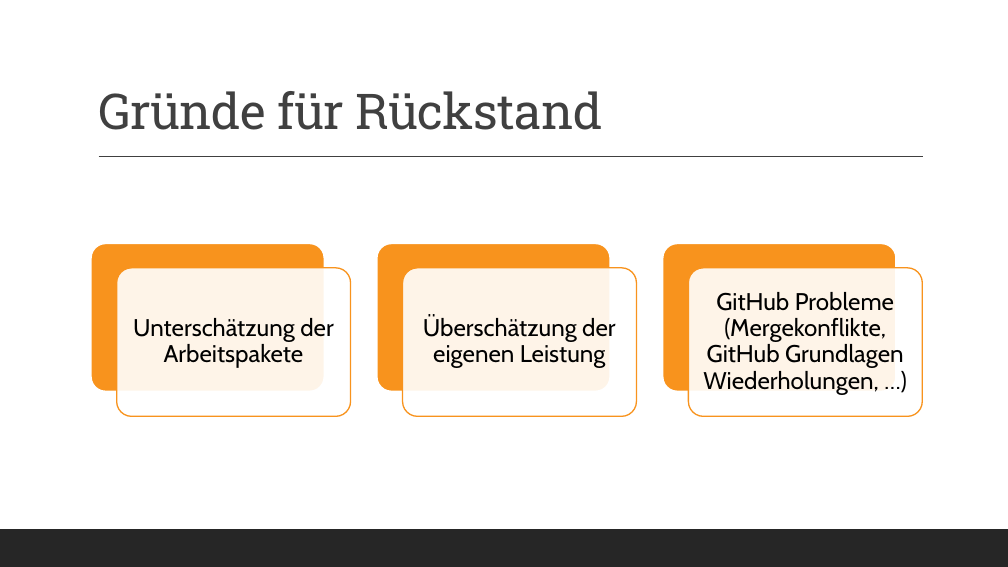
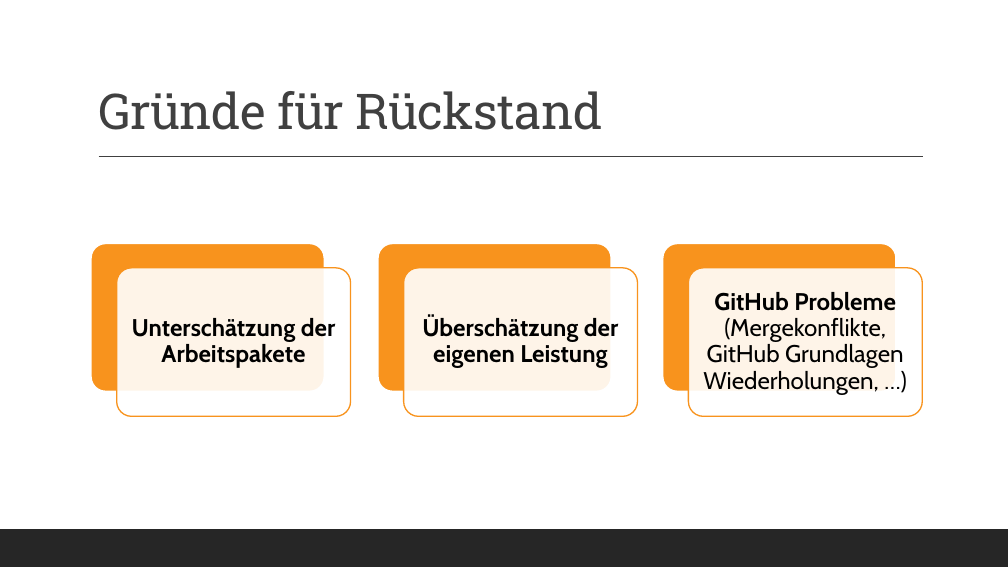
Before and after one commit to jonasaberger/EscapeTheLore, a slide deck: slide 7 of Docs/11_Zwischenpräsentation.pptx. Drawn at 1008x567 pixels with LibreOffice and Linux fonts; fonts in the diff are those of the drawing. Boxes give left, top, right and bottom in pixels: in the first picture for what was removed or moved away, otherwise in the second. Text is boxed around its words. In the diff, an @@ line names an element or a change of style, - is before the commit and + after.

```diff
--- a/Docs/11_Zwischenpräsentation.pptx
+++ b/Docs/11_Zwischenpräsentation.pptx
@@ text "Unterschätzung der Arbeitspakete" at <box>132,318,335,368</box>: bold on @@
@@ text "Überschätzung der eigenen Leistung" at <box>422,316,618,368</box>: bold on @@
@@ text "GitHub Probleme (Mergekonflikte, GitHub Grundlagen ..." at <box>703,292,904,395</box>: bold on in "GitHub Probleme" @@
```
Also in this commit, not shown: 1 other slide changed, 2 slides added, 1 slide removed.
